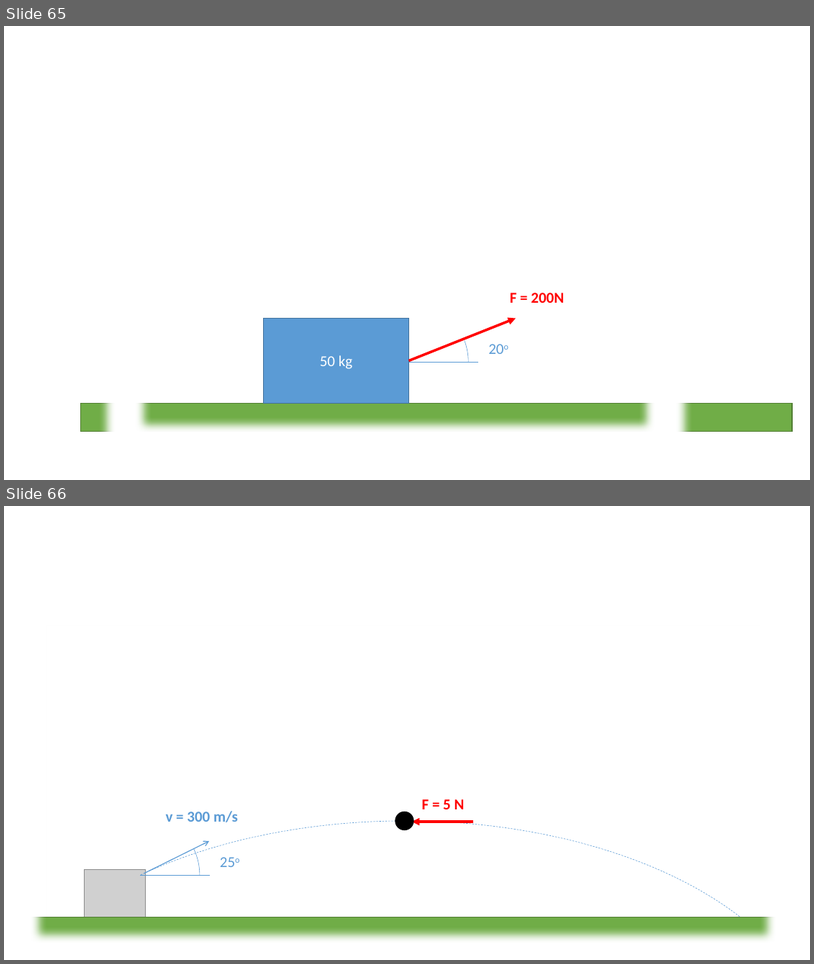
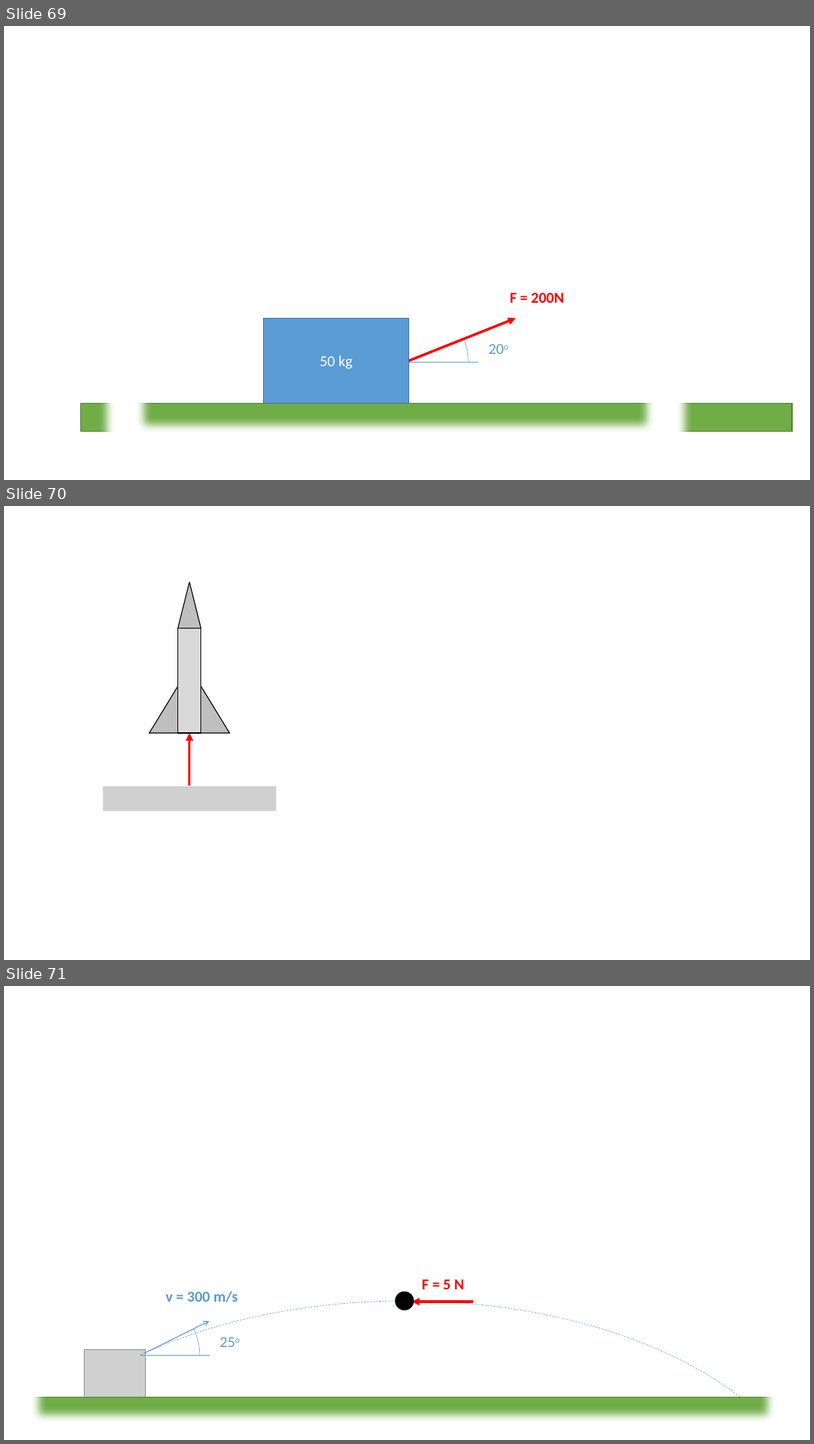
Before and after one commit to JacobMoore/mechanics_textbook, a slide deck: Homework Problems/Homework_Diagrams.pptx. Shown one above the other, each under a label of ours: slides 65 and 66 before the commit, slides 69, 70 and 71 after it. The pictures are 814x964 and 814x1444 pixels, drawn with LibreOffice and Linux fonts; fonts in the diff are those of the drawing; grey boxes stand for pictures. Boxes give left, top, right and bottom in pixels: in the first picture for what was removed or moved away, otherwise in the second. Text is boxed around its words. In the diff, an @@ line names an element or a change of style, - is before the commit and + after.

```diff
--- a/Homework Problems/Homework_Diagrams.pptx
+++ b/Homework Problems/Homework_Diagrams.pptx
@@ slide 70 added at [4,506,810,960], background #FFFFFF @@
@@ triangle added at [178,582,201,628], fill #BFBFBF, outline #000000 1 pt @@
@@ rectangle added at [178,628,201,733], fill #D9D9D9, outline #000000 1 pt @@
@@ triangle added at [149,667,229,733], fill #BFBFBF, outline #000000 1 pt @@
@@ arrow added from (190, 785) to (190, 733), #FF0000 3 pt @@
@@ picture added at [103,786,276,811] @@
@@ what was slide 65 is now slide 69 @@
@@ what was slide 66 is now slide 71 @@
```
Also in this commit, not shown: 5 other slides added, 7 other files.
